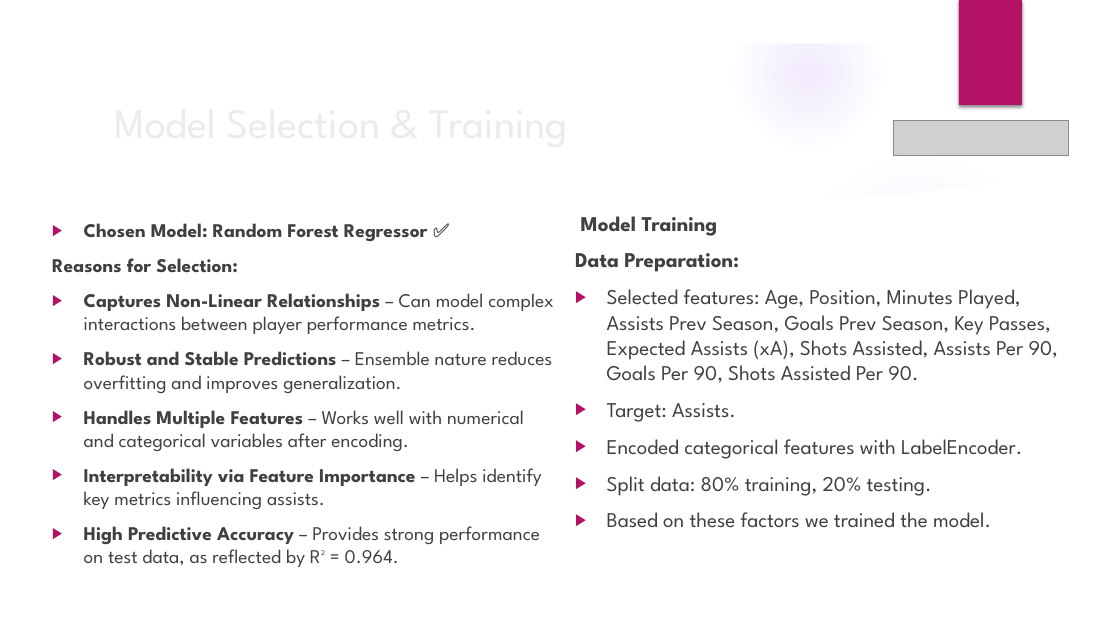
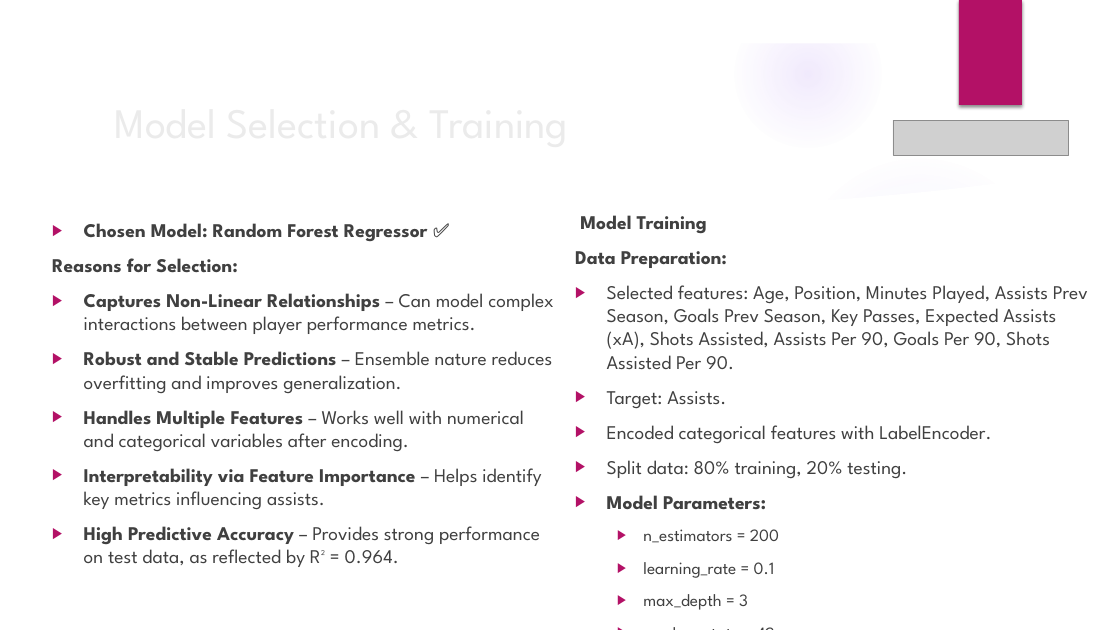
Before and after one commit to springboardmentor345a-create/Projects, a slide deck: slide 9 of ps1 top_assists/TOP ASSITS PPT.pptx. Drawn at 1120x630 pixels with LibreOffice and Linux fonts; fonts in the diff are those of the drawing; grey boxes stand for pictures; background and template pictures are left out. Boxes give left, top, right and bottom in pixels: in the first picture for what was removed or moved away, otherwise in the second. Text is boxed around its words. In the diff, an @@ line names an element or a change of style, - is before the commit and + after.

```diff
--- a/ps1 top_assists/TOP ASSITS PPT.pptx
+++ b/ps1 top_assists/TOP ASSITS PPT.pptx
@@ text at (575, 215, 1088, 478): size 18 to 16.6 pt in "Model Training", "Data Preparation:", "Selected features: Age, Position, Minutes Played, Assists ...", "Target: Assists." and 2 more places @@
@@ text at (607, 495, 779, 610): text changed; size 18 to 14.8 pt @@
-▶ Based on these factors we trained the model.
+▶ Model Parameters:
+  ▶ n_estimators = 200
+  ▶ learning_rate = 0.1
+  ▶ max_depth = 3
+  ▶ random_state = 42.
```
Also in this commit, not shown: 7 other slides changed, 1 slide removed, 2 other files.
